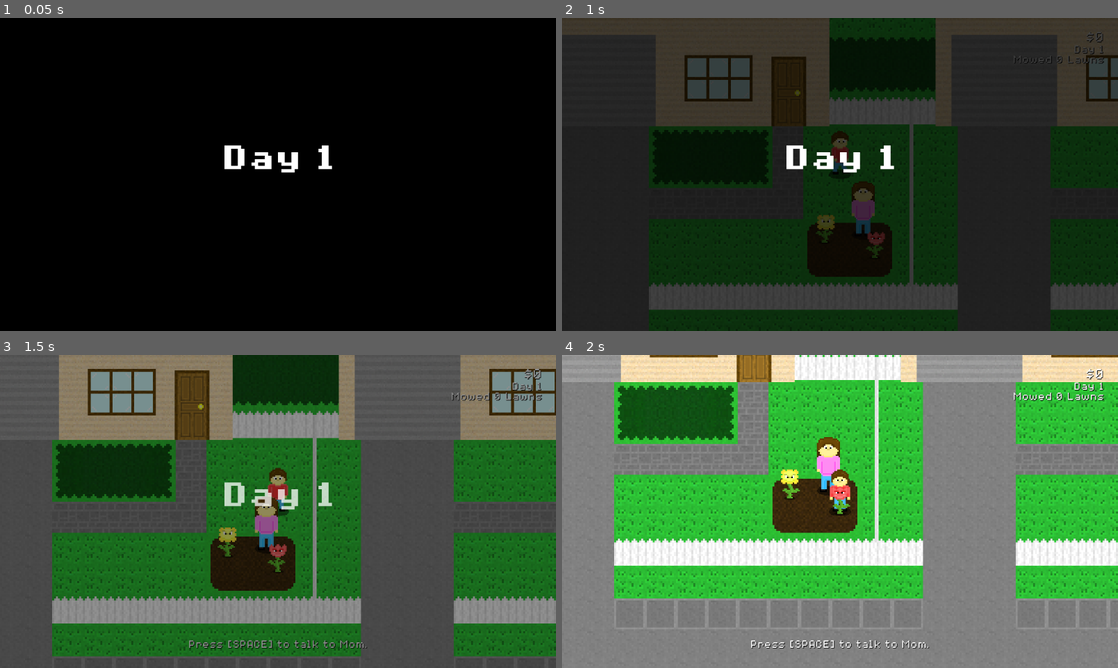
Above: before the commit, frames 1-4 (two rows, left to right).
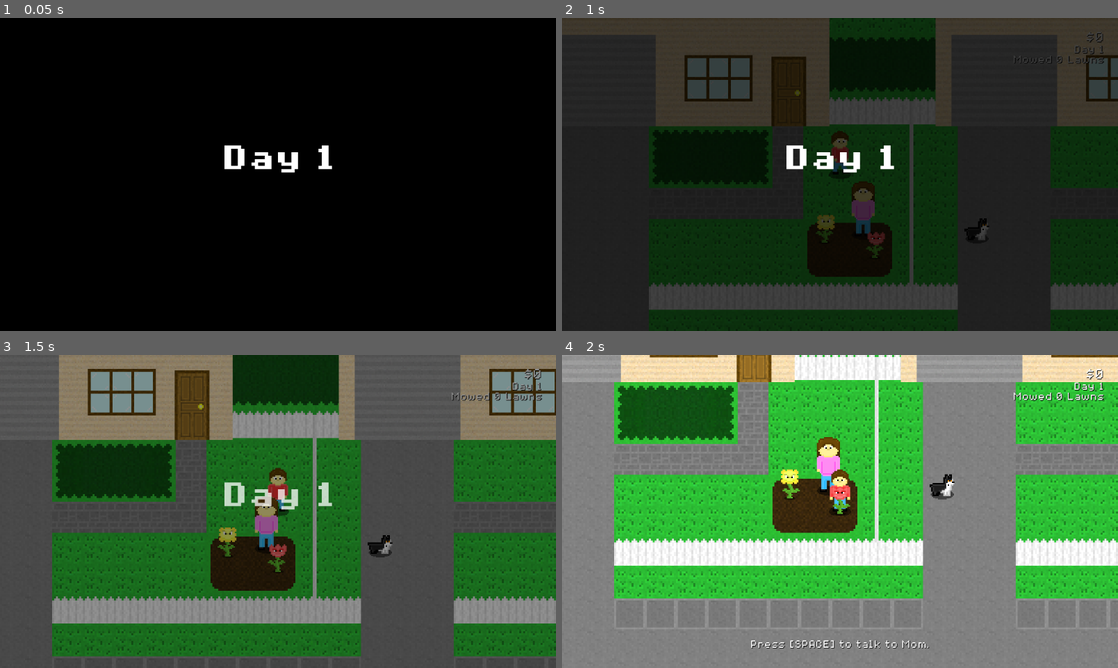
Above: after the commit, the same moments.

Repository: Birb-Games/the-legend-of-the-lawns
Game: Godot game, scene res://scenes/main.tscn
Same seed, same stepped clock (60 frames per second), same inputs: the game is played once before the commit and once after it.
Inputs (mouse positions are in pixels of both pictures, inside the frame that each line leads up to):
- Up to frame 1 (0.05 s): no input
- Up to frame 2 (1 s): tap Enter at 0.5 s; move the mouse to (962, 158) at 0.52 s; hold D (move_right) from 0.53 s (still down); hold Space (interact) from 0.53 s (still down)
- Up to frame 3 (1.5 s): move the mouse to (166, 527) at 1.27 s; release D (move_right) at 1.28 s; release Space (interact) at 1.28 s; hold S (move_down) from 1.28 s (still down); click (166, 527) at 1.35 s
- Up to frame 4 (2 s): keep holding S (move_down)

Frame 1 is identical in both runs. In frame 2, 0.1% of the frame differs, in the area x 72-77%, y 64-71%; in frame 3, 0.6%, in the area x 34-71%, y 57-94%; in frame 4, 0.2%.

Commit message:
updated neighbors/npcs + added some dialog and adjusted wages

Diff:
--- a/scenes/neighborhood.tscn
+++ b/scenes/neighborhood.tscn
@@ -67,6 +67,15 @@
 possible_dialog = ["Not now, sweetie, I'm busy gardening.", "Sweetie, can it please wait? I'm watering the flowers right now.", "Taking care of these flowers is difficult,
 I need to concentrate right now. Could you talk to me later?", "Are you asking about the Swapdeck again? We've told you, you're going to have to earn the money yourself if you want it."]
 
+[node name="Spotty" parent="NPCs" instance=ExtResource("4_dcvy4")]
+position = Vector2(106, -101)
+animation = &"spotty"
+display_name = "Spotty the dog"
+first_dialog = "*sniff* *sniff*
+Arf! Arf!"
+player_dialog = "Hey there boy!"
+possible_dialog = ["Arf! Arf!", "*sniff* *sniff*", "Bark! Bark!", "*pant* *pant* *pant*"]
+
 [node name="Decorations" type="Node2D" parent="."]
 y_sort_enabled = true
 
@@ -92,16 +101,34 @@
 position = Vector2(216, -155)
 display_name = "Neighbor Bob"
 lawn_template = ExtResource("3_xlwpo")
+mowing_frequency = 2
+wage = 5
+wage_change = -2
+bonus_base = 1
+max_bonus = 3
 flower_penalty = 1
-hedge_penalty = 3
+hedge_penalty = 1
+first_dialog = "Hello, are you my neighbor's kid? Do you need anything?
+By the way, if you're here to sell me that new high-powered weed killer, I'm not interested."
+first_job_offer = "Okay good, you're not a door-to-door salesman.
+Well then, I suppose I could use some help with mowing my lawn today..."
 
 [node name="NeighborJim" parent="Neighbors" instance=ExtResource("3_tqujx")]
 position = Vector2(-232, -155)
 animation = &"neighbor_jim"
 display_name = "Neighbor Jim"
 lawn_template = ExtResource("3_xlwpo")
+mowing_frequency = 2
+wage = 5
+wage_change = -2
+bonus_base = 1
+max_bonus = 3
 flower_penalty = 1
-hedge_penalty = 3
+hedge_penalty = 1
+first_dialog = "Hey, aren't you my neighbor's kid? Do you need something?
+You better not be trying to sell me insurance..."
+first_job_offer = "Oh good, you're not selling me insurance.
+Well then, I suppose I could use some help with mowing my lawn today..."
 
 [node name="NeighborNancy" parent="Neighbors" instance=ExtResource("3_tqujx")]
 position = Vector2(488, -155)
@@ -109,8 +136,18 @@
 display_name = "Neighbor Nancy"
 lawn_template = ExtResource("3_xlwpo")
 min_lawns_mowed = 2
+mowing_frequency = 2
+wage_change = -3
+bonus_base = 1
+max_bonus = 4
 flower_penalty = 2
-hedge_penalty = 2
+hedge_penalty = 1
+reject_dialog = ["Sorry, my lawn was just mowed.", "Do you need anything?
+Oh, sorry, my lawn doesn't need to be mowed today.", "Hi, sorry but can it wait? I'm currently gardening right now."]
+unavailable_msg = "The door is locked...
+There's a note: \"I'm on vacation right now, please come back later! Thank you!\""
+first_dialog = "Hi! You're my neighbor's kid, right? Do you need anything?"
+first_job_offer = "Oh, thank you! My lawn does need a trim - I just got back from a vacation to Aldoria and I don't feel like mowing my lawn. My flowers haven't been watered so they're a little upset right now..."
 
 [node name="LeftWorldBoundary" type="StaticBody2D" parent="."]
 
--- a/scenes/npc.tscn
+++ b/scenes/npc.tscn
@@ -1,9 +1,10 @@
-[gd_scene load_steps=11 format=3 uid="uid://g5qtancilglp"]
+[gd_scene load_steps=16 format=3 uid="uid://g5qtancilglp"]
 
 [ext_resource type="Texture2D" uid="uid://bq125ravxla2y" path="res://assets/textures/neighbors/dad.png" id="1_abqhh"]
 [ext_resource type="Texture2D" uid="uid://c1mwbw0kon1tr" path="res://assets/textures/shadow.png" id="1_nh2m4"]
 [ext_resource type="Texture2D" uid="uid://bf6s87rxw88ot" path="res://assets/textures/neighbors/mom.png" id="2_7n8xq"]
 [ext_resource type="Script" uid="uid://8ydcu6g7fdhb" path="res://scripts/npc.gd" id="2_rv78h"]
+[ext_resource type="Texture2D" uid="uid://c51yfqi7bpdyc" path="res://assets/textures/neighbors/spotty.png" id="3_4wlns"]
 
 [sub_resource type="AtlasTexture" id="AtlasTexture_rv78h"]
 atlas = ExtResource("1_abqhh")
@@ -20,6 +21,22 @@
 [sub_resource type="AtlasTexture" id="AtlasTexture_tl2vt"]
 atlas = ExtResource("2_7n8xq")
 region = Rect2(18, 0, 18, 40)
+
+[sub_resource type="AtlasTexture" id="AtlasTexture_hwkja"]
+atlas = ExtResource("3_4wlns")
+region = Rect2(0, 0, 17, 40)
+
+[sub_resource type="AtlasTexture" id="AtlasTexture_0tygy"]
+atlas = ExtResource("3_4wlns")
+region = Rect2(17, 0, 17, 40)
+
+[sub_resource type="AtlasTexture" id="AtlasTexture_sptji"]
+atlas = ExtResource("3_4wlns")
+region = Rect2(34, 0, 17, 40)
+
+[sub_resource type="AtlasTexture" id="AtlasTexture_v4e37"]
+atlas = ExtResource("3_4wlns")
+region = Rect2(51, 0, 17, 40)
 
 [sub_resource type="SpriteFrames" id="SpriteFrames_tcuxl"]
 animations = [{
@@ -44,10 +61,27 @@
 "loop": true,
 "name": &"mom",
 "speed": 2.0
+}, {
+"frames": [{
+"duration": 1.0,
+"texture": SubResource("AtlasTexture_hwkja")
+}, {
+"duration": 1.0,
+"texture": SubResource("AtlasTexture_0tygy")
+}, {
+"duration": 1.0,
+"texture": SubResource("AtlasTexture_sptji")
+}, {
+"duration": 1.0,
+"texture": SubResource("AtlasTexture_v4e37")
+}],
+"loop": true,
+"name": &"spotty",
+"speed": 4.0
 }]
 
 [sub_resource type="RectangleShape2D" id="RectangleShape2D_tcuxl"]
-size = Vector2(18.6667, 42.6667)
+size = Vector2(18.6667, 20)
 
 [node name="Npc" type="AnimatedSprite2D"]
 y_sort_enabled = true
@@ -60,7 +94,7 @@
 [node name="Area2D" type="Area2D" parent="."]
 
 [node name="CollisionShape2D" type="CollisionShape2D" parent="Area2D"]
-position = Vector2(0, -20)
+position = Vector2(0, -8.66666)
 shape = SubResource("RectangleShape2D_tcuxl")
 
 [node name="Shadow" type="Sprite2D" parent="."]
--- a/scripts/neighbor_npc.gd
+++ b/scripts/neighbor_npc.gd
@@ -11,15 +11,17 @@
 
 @export var display_name: String = "Neighbor"
 @export var lawn_template: PackedScene
+## How many lawns the player has to mow before unlocking this neighbor
+@export var min_lawns_mowed: int = 0
+## How frequently they need their lawn mowed
+@export var mowing_frequency: int = 1
+
+@export_group("Wage Info")
 @export var wage: int = 10
 @export var wage_change: int = 0
 @export var max_wage: int = 20
 @export var bonus_base: int = 2
 @export var max_bonus: int = 5
-## How many lawns the player has to mow before unlocking this neighbor
-@export var min_lawns_mowed: int = 0
-## How frequently they need their lawn mowed
-@export var mowing_frequency: int = 1
 ## How much they remove from the player's wage when they destroy each flower
 @export var flower_penalty: int = 0
 ## How much they remove from the player's wage when they destroy each hedge
Binary file added: assets/textures/neighbors/spotty.png
Not shown, added: assets/textures/neighbors/spotty.png.import
